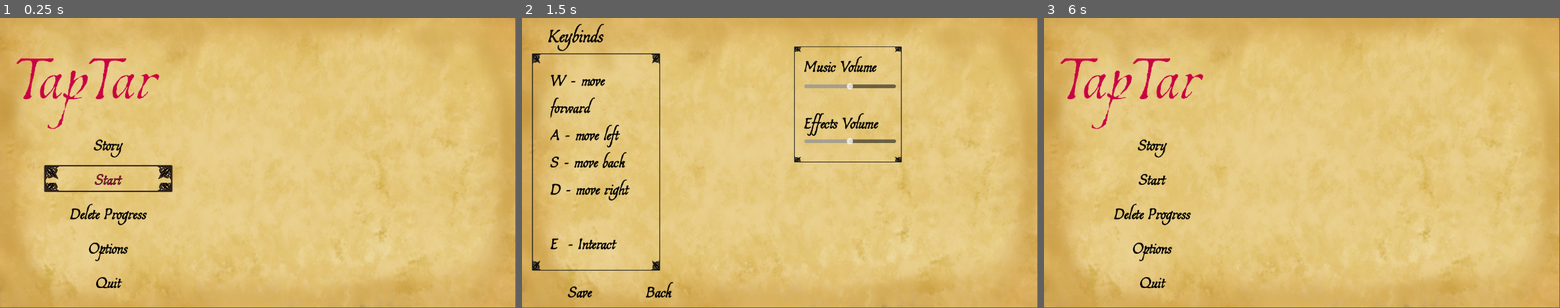
Above: before the commit, frames 1-3 (left to right).
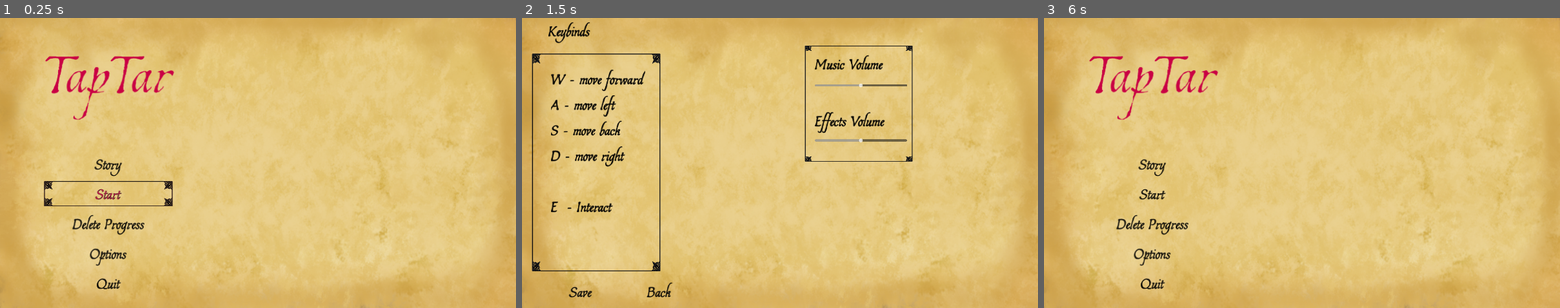
Above: after the commit, the same moments.

Repository: MarkoZlender/TapTar
Game: Godot game, scene res://Levels/Menu.tscn
The game is run twice, just before and just after one commit, with the same random seed, the same clock (stepped at 60 frames per second) and the same inputs.
Inputs:
- Up to frame 1 (0.25 s): no input
- Up to frame 2 (1.5 s): click "Options" at 0.5 s; click "Story" at 1.25 s
- Up to frame 3 (6 s): click "Story" at 2 s; click "Start" at 2.75 s; click "Start" at 3.5 s; click "Story" at 4.25 s; click "Start" at 5 s; click "Back" at 5.75 s
The window is 799x449 before the commit and 800x450 after it. Grey fills any space a smaller window leaves; there, only what the larger window draws over its background counts as a difference.

The runs differ from the first frame. In frame 1, 3.8% of the frame differs, in the area x 3-100%, y 13-100%; in frame 2, 5.0%, in the area x 1-100%, y 1-100%; in frame 3, 3.0%.
Error in both runs: Invalid access to property or key 'volume' on a base object of type 'Nil'. (res://Scripts/Menu.gd:15)

Commit message:
screen size change

Diff:
--- a/Levels/CharacterCustomization.tscn
+++ b/Levels/CharacterCustomization.tscn
@@ -27,8 +27,10 @@
 anchors_preset = -1
 anchor_left = 0.0286458
 anchor_top = 0.0540123
-anchor_right = 0.237847
-anchor_bottom = 0.140432
+anchor_right = 0.253125
+anchor_bottom = 0.141049
+offset_right = -29.3337
+offset_bottom = -0.666718
 theme = ExtResource("1_gjac8")
 text = "Character Customization"
 metadata/_edit_use_anchors_ = true
@@ -39,7 +41,8 @@
 anchor_left = 0.0286458
 anchor_top = 0.24537
 anchor_right = 0.118924
-anchor_bottom = 0.317901
+anchor_bottom = 0.332407
+offset_bottom = -15.6665
 theme = ExtResource("1_gjac8")
 text = "Name:"
 metadata/_edit_use_anchors_ = true
@@ -47,16 +50,14 @@
 [node name="StatsLabel" type="Label" parent="."]
 layout_mode = 1
 anchors_preset = -1
-anchor_left = 0.029
-anchor_top = 0.386
-anchor_right = 0.104
-anchor_bottom = 0.458
-offset_left = -0.408001
-offset_top = -0.128006
-offset_right = 0.192001
-offset_bottom = 0.215973
+anchor_left = 0.0287875
+anchor_top = 0.385881
+anchor_right = 0.1041
+anchor_bottom = 0.472919
+offset_bottom = -15.896
 theme = ExtResource("1_gjac8")
 text = "Stats"
+metadata/_edit_use_anchors_ = true
 
 [node name="CombatLabel" type="Label" parent="."]
 layout_mode = 1
@@ -64,8 +65,8 @@
 anchor_left = 0.0286458
 anchor_top = 0.537037
 anchor_right = 0.0972222
-anchor_bottom = 0.614198
-offset_bottom = -6.0
+anchor_bottom = 0.624074
+offset_bottom = -16.6661
 theme = ExtResource("1_gjac8")
 text = "Combat"
 metadata/_edit_use_anchors_ = true
@@ -73,72 +74,62 @@
 [node name="HackingLabel" type="Label" parent="."]
 layout_mode = 1
 anchors_preset = -1
-anchor_left = 0.291
-anchor_top = 0.537
-anchor_right = 0.379
-anchor_bottom = 0.605
-offset_left = -0.231995
-offset_top = 0.0239868
-offset_right = 0.391998
-offset_bottom = -0.0400085
+anchor_left = 0.290879
+anchor_top = 0.537022
+anchor_right = 0.379204
+anchor_bottom = 0.624059
+offset_bottom = -20.624
 theme = ExtResource("1_gjac8")
 text = "Hacking"
+metadata/_edit_use_anchors_ = true
 
 [node name="PointsLabel" type="Label" parent="."]
 layout_mode = 1
 anchors_preset = -1
-anchor_left = 0.582
-anchor_top = 0.537
-anchor_right = 0.674
-anchor_bottom = 0.597
-offset_left = 0.536011
-offset_top = 0.0239868
-offset_right = -0.447998
-offset_bottom = 0.144012
+anchor_left = 0.582279
+anchor_top = 0.537022
+anchor_right = 0.673767
+anchor_bottom = 0.624059
+offset_bottom = -29.08
 theme = ExtResource("1_gjac8")
 text = "Points:"
+metadata/_edit_use_anchors_ = true
 
 [node name="Points" type="Label" parent="."]
 layout_mode = 1
 anchors_preset = -1
-anchor_left = 0.674
-anchor_top = 0.537
-anchor_right = 0.709
-anchor_bottom = 0.597
-offset_left = -0.447998
-offset_top = 0.0239868
-offset_right = 0.231934
-offset_bottom = 0.144012
+anchor_left = 0.673767
+anchor_top = 0.537022
+anchor_right = 0.709121
+anchor_bottom = 0.624059
+offset_bottom = -29.08
 theme = ExtResource("1_gjac8")
 text = "0"
+metadata/_edit_use_anchors_ = true
 
 [node name="LockpickingLabel" type="Label" parent="."]
 layout_mode = 1
 anchors_preset = -1
-anchor_left = 0.291
-anchor_top = 0.613
-anchor_right = 0.423
-anchor_bottom = 0.681
-offset_left = -0.231995
-offset_top = -0.22403
-offset_right = -0.296021
-offset_bottom = -0.288025
+anchor_left = 0.290879
+anchor_top = 0.612792
+anchor_right = 0.422846
+anchor_bottom = 0.69983
+offset_bottom = -20.624
 theme = ExtResource("1_gjac8")
 text = "Lockpicking"
+metadata/_edit_use_anchors_ = true
 
 [node name="VitalityLabel" type="Label" parent="."]
 layout_mode = 1
 anchors_preset = -1
-anchor_left = 0.029
-anchor_top = 0.613
-anchor_right = 0.117
-anchor_bottom = 0.681
-offset_left = -0.408001
-offset_top = -0.22403
-offset_right = 0.215988
-offset_bottom = -0.288025
+anchor_left = 0.0287875
+anchor_top = 0.612792
+anchor_right = 0.117112
+anchor_bottom = 0.69983
+offset_bottom = -20.624
 theme = ExtResource("1_gjac8")
 text = "Vitality"
+metadata/_edit_use_anchors_ = true
 
 [node name="CombatSkillInput" type="SpinBox" parent="."]
 layout_mode = 1
@@ -191,20 +182,17 @@
 [node name="NameInput" type="LineEdit" parent="."]
 layout_mode = 1
 anchors_preset = -1
-anchor_left = 0.119
-anchor_top = 0.245
-anchor_right = 0.671
-anchor_bottom = 0.327
-offset_left = -0.0879974
-offset_top = 0.23999
-offset_right = 0.00799561
-offset_bottom = 0.103989
+anchor_left = 0.118954
+anchor_top = 0.245222
+anchor_right = 0.671004
+anchor_bottom = 0.327096
 tooltip_text = "Charcater name goes here"
 theme_override_font_sizes/font_size = 32
 context_menu_enabled = false
 virtual_keyboard_enabled = false
 shortcut_keys_enabled = false
 middle_mouse_paste_enabled = false
+metadata/_edit_use_anchors_ = true
 
 [node name="HSeparator" type="HSeparator" parent="."]
 layout_mode = 1
--- a/Levels/Menu.tscn
+++ b/Levels/Menu.tscn
@@ -37,12 +37,13 @@
 [node name="TitleText" type="RichTextLabel" parent="."]
 layout_mode = 1
 anchors_preset = -1
-anchor_left = 0.0286458
-anchor_right = 0.335069
-anchor_bottom = 0.396605
+anchor_left = 0.0848958
+anchor_top = 0.00555556
+anchor_right = 0.347396
+anchor_bottom = 0.362037
 theme_override_colors/default_color = Color(0.788235, 0, 0.266667, 1)
 theme_override_fonts/normal_font = ExtResource("4_lg6sq")
-theme_override_font_sizes/normal_font_size = 200
+theme_override_font_sizes/normal_font_size = 300
 text = "TapTar"
 scroll_active = false
 metadata/_edit_use_anchors_ = true
@@ -50,16 +51,14 @@
 [node name="Buttons" type="VBoxContainer" parent="."]
 self_modulate = Color(0.501961, 0.501961, 0.501961, 1)
 layout_mode = 2
-anchor_left = 0.085
-anchor_top = 0.389
-anchor_right = 0.335
-anchor_bottom = 0.958
-offset_left = 0.0800018
-offset_top = 124.928
-offset_right = 0.0799866
-offset_bottom = 0.216003
+anchor_left = 0.0850417
+anchor_top = 0.463756
+anchor_right = 0.335042
+anchor_bottom = 0.9582
+offset_top = 44.192
 grow_vertical = 0
 theme_override_constants/separation = 16
+metadata/_edit_use_anchors_ = true
 
 [node name="StoryButton" type="Button" parent="Buttons"]
 layout_mode = 2
--- a/Levels/Options.tscn
+++ b/Levels/Options.tscn
@@ -25,11 +25,12 @@
 texture = ExtResource("2_ch1ly")
 
 [node name="Border2" type="TextureRect" parent="."]
-layout_mode = 0
-anchor_left = 0.527778
-anchor_top = 0.0987654
-anchor_right = 0.736979
-anchor_bottom = 0.498457
+layout_mode = 1
+anchors_preset = -1
+anchor_left = 0.547917
+anchor_top = 0.0953704
+anchor_right = 0.757118
+anchor_bottom = 0.495062
 texture = ExtResource("5_mo206")
 expand_mode = 1
 metadata/_edit_use_anchors_ = true
@@ -66,23 +67,22 @@
 [node name="TitleText" type="RichTextLabel" parent="."]
 layout_mode = 1
 anchors_preset = -1
-anchor_left = 0.0512153
-anchor_right = 0.203125
-anchor_bottom = 0.160494
+anchor_left = 0.0510417
+anchor_right = 0.147917
+anchor_bottom = 0.0953704
 grow_horizontal = 2
 grow_vertical = 2
 theme = ExtResource("3_tw2lm")
-theme_override_font_sizes/normal_font_size = 60
 text = "Keybinds"
 metadata/_edit_use_anchors_ = true
 
 [node name="MusicVolumeText" type="RichTextLabel" parent="."]
 layout_mode = 1
 anchors_preset = -1
-anchor_left = 0.547743
-anchor_top = 0.117284
-anchor_right = 0.75434
-anchor_bottom = 0.21142
+anchor_left = 0.567708
+anchor_top = 0.113889
+anchor_right = 0.711458
+anchor_bottom = 0.208333
 grow_horizontal = 2
 grow_vertical = 2
 theme = ExtResource("3_tw2lm")
@@ -92,10 +92,10 @@
 [node name="SFXVolumeText" type="RichTextLabel" parent="."]
 layout_mode = 1
 anchors_preset = -1
-anchor_left = 0.547743
-anchor_top = 0.313272
-anchor_right = 0.704861
-anchor_bottom = 0.415123
+anchor_left = 0.567708
+anchor_top = 0.310185
+anchor_right = 0.715104
+anchor_bottom = 0.412037
 grow_horizontal = 2
 grow_vertical = 2
 theme = ExtResource("3_tw2lm")
@@ -131,10 +131,10 @@
 [node name="MusicVolumeSlider" type="HSlider" parent="."]
 layout_mode = 1
 anchors_preset = -1
-anchor_left = 0.547743
-anchor_top = 0.199074
-anchor_right = 0.726562
-anchor_bottom = 0.274691
+anchor_left = 0.567882
+anchor_top = 0.195679
+anchor_right = 0.746701
+anchor_bottom = 0.271296
 offset_bottom = 1.52588e-05
 focus_neighbor_left = NodePath("../SaveButton")
 focus_neighbor_top = NodePath("../SaveButton")
@@ -147,10 +147,10 @@
 [node name="SFXVolumeSlider" type="HSlider" parent="."]
 layout_mode = 1
 anchors_preset = -1
-anchor_left = 0.547743
-anchor_top = 0.388889
-anchor_right = 0.726562
-anchor_bottom = 0.464506
+anchor_left = 0.567882
+anchor_top = 0.385494
+anchor_right = 0.746701
+anchor_bottom = 0.461111
 focus_neighbor_left = NodePath("../BackButton")
 focus_neighbor_top = NodePath("../MusicVolumeSlider")
 focus_neighbor_right = NodePath("../SaveButton")
@@ -171,6 +171,18 @@
 flip_h = true
 metadata/_edit_use_anchors_ = true
 
+[node name="AngelTexture2" type="TextureRect" parent="."]
+layout_mode = 1
+anchors_preset = -1
+anchor_left = 0.328125
+anchor_top = 0.464815
+anchor_right = 0.514757
+anchor_bottom = 0.967902
+texture = ExtResource("4_ov6ek")
+expand_mode = 1
+stretch_mode = 4
+metadata/_edit_use_anchors_ = true
+
 [connection signal="pressed" from="BackButton" to="." method="_on_back_button_pressed"]
 [connection signal="pressed" from="SaveButton" to="." method="_on_save_button_pressed"]
 [connection signal="value_changed" from="MusicVolumeSlider" to="." method="_on_music_volume_slider_value_changed"]
--- a/Resources/Themes/TapTarTheme.tres
+++ b/Resources/Themes/TapTarTheme.tres
@@ -34,7 +34,7 @@
 Button/constants/h_separation = 0
 Button/constants/icon_max_width = 0
 Button/constants/outline_size = 3
-Button/font_sizes/font_size = 48
+Button/font_sizes/font_size = 75
 Button/fonts/font = ExtResource("1_whsr1")
 Button/styles/disabled = SubResource("StyleBoxEmpty_6i5se")
 Button/styles/focus = SubResource("StyleBoxTexture_do2he")
@@ -58,7 +58,7 @@
 Label/constants/shadow_offset_x = 0
 Label/constants/shadow_offset_y = 0
 Label/constants/shadow_outline_size = 0
-Label/font_sizes/font_size = 40
+Label/font_sizes/font_size = 75
 Label/fonts/font = ExtResource("1_whsr1")
 Label/styles/normal = null
 RichTextLabel/colors/default_color = Color(0, 0, 0, 1)
@@ -78,11 +78,11 @@
 RichTextLabel/constants/table_v_separation = 0
 RichTextLabel/constants/text_highlight_h_padding = 0
 RichTextLabel/constants/text_highlight_v_padding = 0
-RichTextLabel/font_sizes/bold_font_size = 48
-RichTextLabel/font_sizes/bold_italics_font_size = 48
-RichTextLabel/font_sizes/italics_font_size = 48
-RichTextLabel/font_sizes/mono_font_size = 48
-RichTextLabel/font_sizes/normal_font_size = 48
+RichTextLabel/font_sizes/bold_font_size = 75
+RichTextLabel/font_sizes/bold_italics_font_size = 75
+RichTextLabel/font_sizes/italics_font_size = 75
+RichTextLabel/font_sizes/mono_font_size = 75
+RichTextLabel/font_sizes/normal_font_size = 75
 RichTextLabel/fonts/bold_font = ExtResource("1_whsr1")
 RichTextLabel/fonts/bold_italics_font = ExtResource("1_whsr1")
 RichTextLabel/fonts/italics_font = ExtResource("1_whsr1")
--- a/project.godot
+++ b/project.godot
@@ -13,3 +13,12 @@
 config/name="TapTar"
 run/main_scene="res://Levels/Menu.tscn"
 config/features=PackedStringArray("4.1", "Forward Plus")
+
+[display]
+
+window/size/viewport_width=1920
+window/size/viewport_height=1080
+window/size/window_width_override=1280
+window/size/window_height_override=720
+window/stretch/mode="canvas_items"
+window/stretch/aspect="expand"
